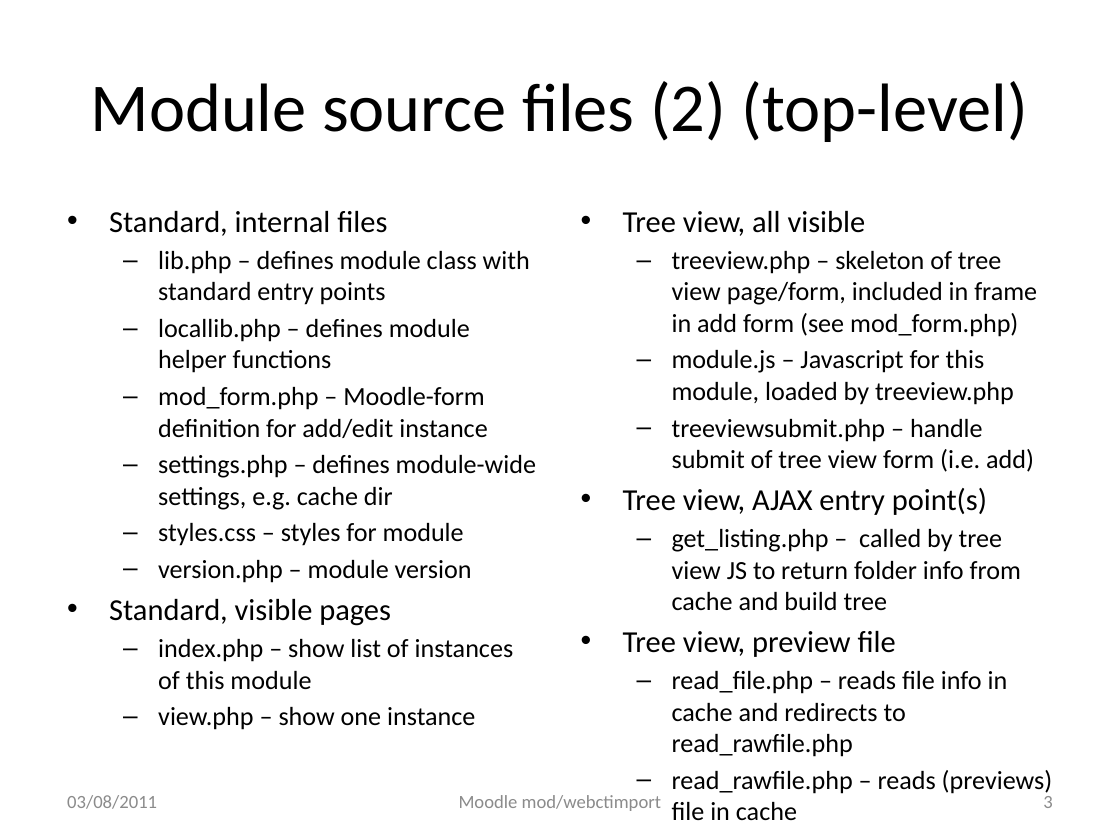
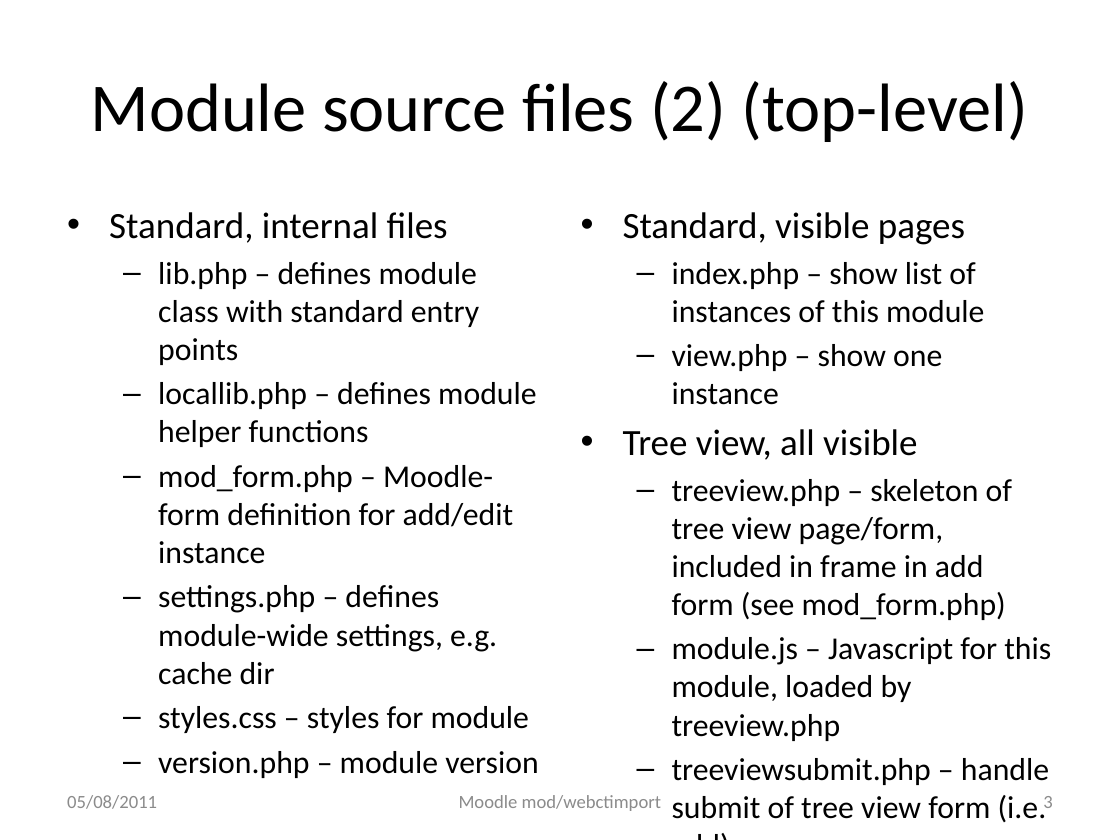
Before and after one commit to cgreenhalgh/mod_webctimport, a slide deck: slide 3 of docs/readme_development.pptx. Drawn at 1120x840 pixels with LibreOffice and Linux fonts; fonts in the diff are those of the drawing. Boxes give left, top, right and bottom in pixels: in the first picture for what was removed or moved away, otherwise in the second. Text is boxed around its words. In the diff, an @@ line names an element or a change of style, - is before the commit and + after.

Commit message:
updated documentation to reflect initial import stuff to moodle files

```diff
--- a/docs/readme_development.pptx
+++ b/docs/readme_development.pptx
@@ text "Standard, internal files" at [109,212,536,733]: size 19.6 to 23.8 pt in "Standard, internal files"; size 16.8 to 20.4 pt @@
@@ text at [623,212,984,405]: paragraphs added @@
+• Standard, visible pages
+  – index.php – show list of instances of this module
+  – view.php – show one instance
@@ text at [623,429,1051,822]: size 19.6 to 23.8 pt in "Tree view, all visible"; size 16.8 to 20.4 pt in "treeview.php – skeleton of tree view page/form, ...", "module.js – Javascript for this module, loaded ...", "treeviewsubmit.php – handle submit of tree view ..." @@
@@ text at [623,488,1021,757]: paragraphs removed @@
-• Tree view, AJAX entry point(s)
-  – get_listing.php – called by tree view JS to return folder info from cache and build tree
-• Tree view, preview file
-  – read_file.php – reads file info in cache and redirects to read_rawfile.php
-  – read_rawfile.php – reads (previews) file in cache
@@ text at [109,599,514,730]: paragraphs removed @@
-• Standard, visible pages
-  – index.php – show list of instances of this module
-  – view.php – show one instance
@@ text at [67,795,157,809]: text changed @@
-03/08/2011
+05/08/2011
```
Also in this commit, not shown: 25 other slides changed, 4 slides added, 7 other files.
